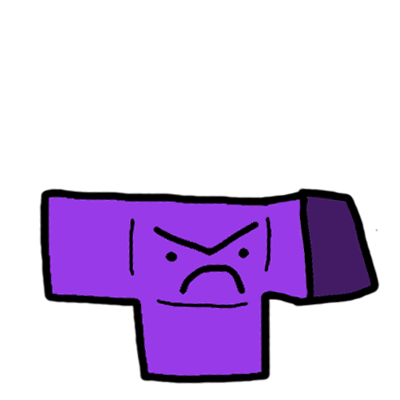
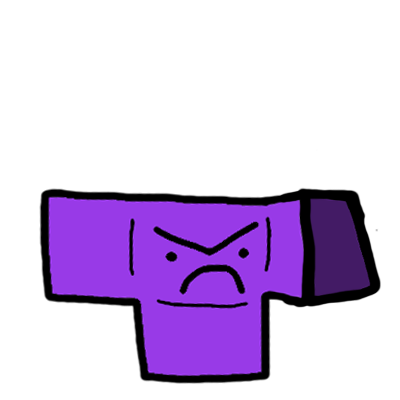
Layers edited between the first and the second 400x400 image:
renamed "punch" to "Followthru", painted on it over [279, 189, 381, 308]
